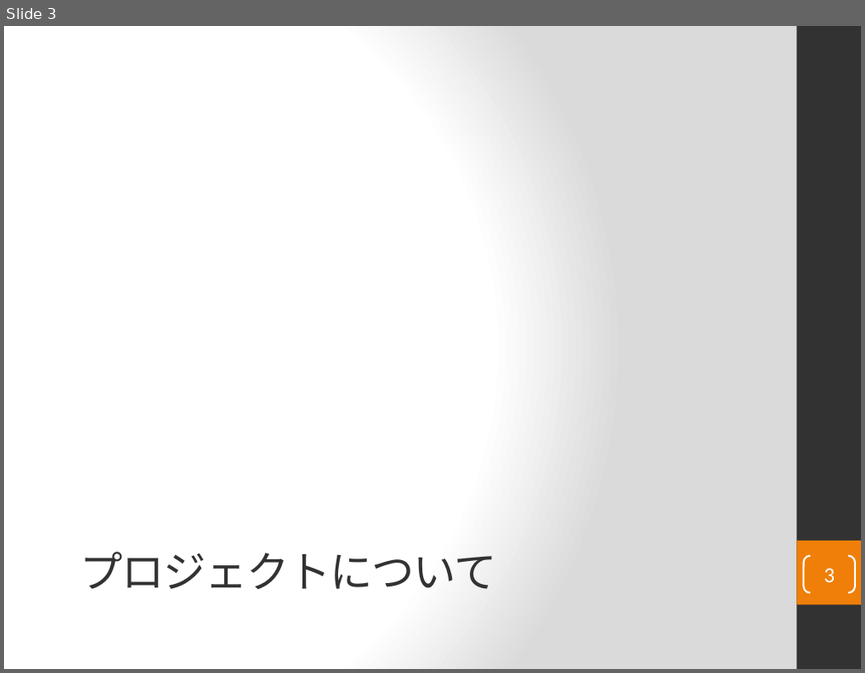
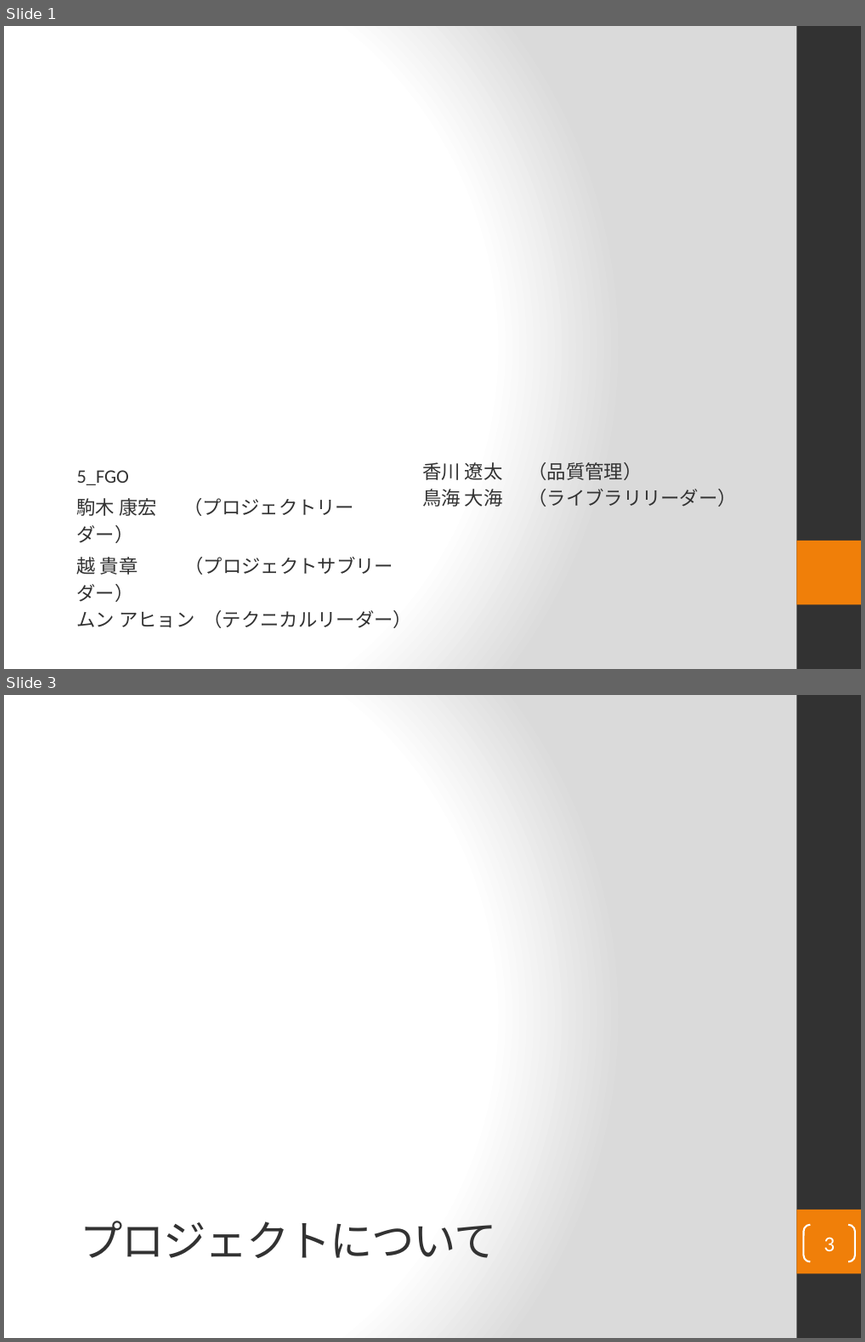
Before and after one commit to ChakaFlame/5_FGO, a slide deck: doc/unfinished/Presentation/5_fgoプレゼン資料.pptx. Shown one above the other, each under a label of ours: slide 3 before the commit, slides 1 and 3 after it; the slides between them are not shown. The pictures are 865x673 and 865x1342 pixels, drawn with LibreOffice and Linux fonts; fonts in the diff are those of the drawing. Boxes give left, top, right and bottom in pixels: in the first picture for what was removed or moved away, otherwise in the second. Text is boxed around its words. In the diff, an @@ line names an element or a change of style, - is before the commit and + after.

```diff
--- a/doc/unfinished/Presentation/5_fgoプレゼン資料.pptx
+++ b/doc/unfinished/Presentation/5_fgoプレゼン資料.pptx
@@ slide 1 added at (4,26,861,669), background gradient #FFFFFF to #DADADA; not listed: 2 template elements that a slide beside it also shows @@
@@ subtitle added at (77,462,737,628), 16 pt, text #323232 @@
+5_FGO
+駒木 康宏 （プロジェクトリーダー）
+越 貴章 （プロジェクトサブリーダー）
+ムン アヒョン （テクニカルリーダー）
+香川 遼太 （品質管理）
+鳥海 大海 （ライブラリリーダー）
```
Also in this commit, not shown: 4 slides changed, 3 other slides added, 2 slides removed.
